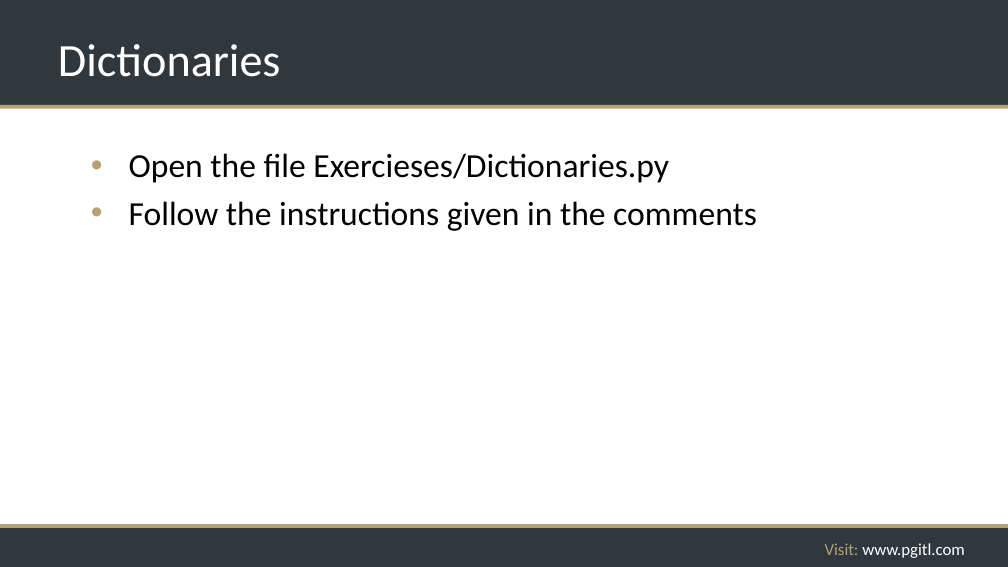
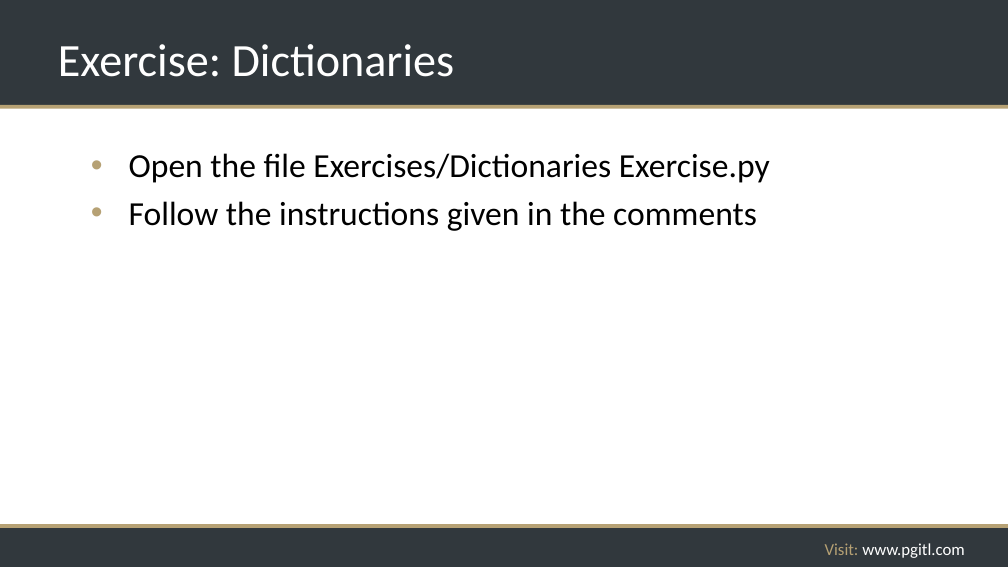
Before and after one commit to rikkouri/project-a, a slide deck: slide 64 of Programming Foundations.pptx. Drawn at 1008x567 pixels with LibreOffice and Linux fonts; fonts in the diff are those of the drawing; background and template pictures are left out. Boxes give left, top, right and bottom in pixels: in the first picture for what was removed or moved away, otherwise in the second. Text is boxed around its words. In the diff, an @@ line names an element or a change of style, - is before the commit and + after.

Commit message:
Debugging examples and exercise

```diff
--- a/Programming Foundations.pptx
+++ b/Programming Foundations.pptx
@@ title at (58,44,455,77): text changed @@
-Dictionaries
+Exercise: Dictionaries
@@ text at (129,153,770,183): text changed @@
-• Open the file Exercieses/Dictionaries.py
+• Open the file Exercises/Dictionaries Exercise.py
```
Also in this commit, not shown: 3 other slides changed, 4 slides added, 4 other files.
